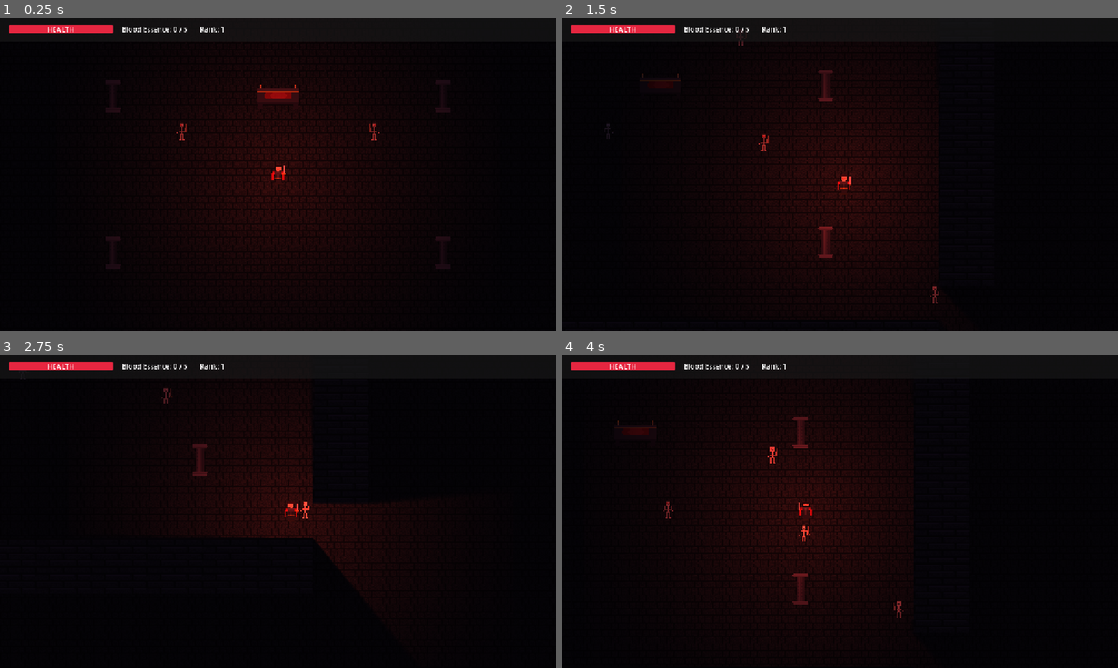
Above: before the commit, frames 1-4 (two rows, left to right).
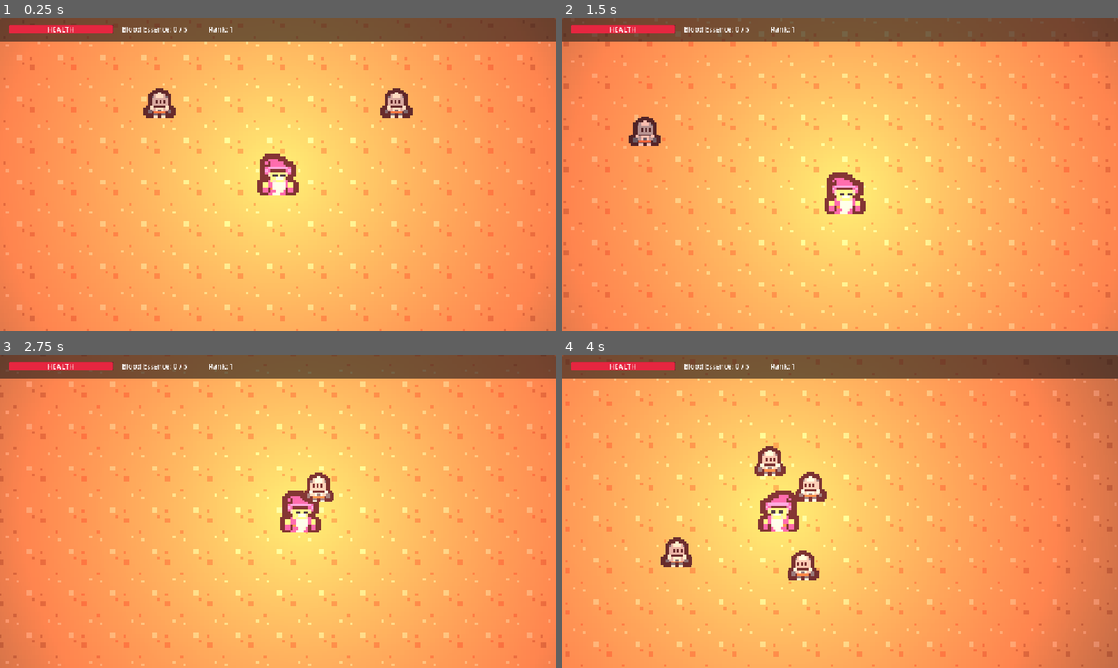
Above: after the commit, the same moments.

Repository: razidark/Crimson-Descent
Game: Godot game, scene res://scenes/world.tscn
Two runs of this game, one before a commit and one after it. Both use one fixed random seed, a clock stepped at 60 frames per second and the inputs below.
Inputs (mouse positions are in pixels of both pictures, inside the frame that each line leads up to):
- Up to frame 1 (0.25 s): no input
- Up to frame 2 (1.5 s): tap Enter (ui_accept) at 0.5, 0.77 s; move the mouse to (962, 158) at 0.52 s; hold Right (ui_right) 0.53-1.28 s; click (962, 158) at 0.67 s; move the mouse to (728, 190) at 1.27 s; hold Down (ui_down) from 1.28 s (still down)
- Up to frame 3 (2.75 s): tap Enter (ui_accept) at 1.52 s; move the mouse to (333, 442) at 2.02 s; release Down (ui_down) at 2.03 s; hold Right (ui_right) from 2.03 s (still down)
- Up to frame 4 (4 s): move the mouse to (812, 574) at 2.77 s; release Right (ui_right) at 2.78 s; hold Up (ui_up) 2.78-3.53 s; click (812, 574) at 2.92 s; tap Enter (ui_accept) at 3.02, 3.77 s; move the mouse to (1006, 558) at 3.52 s; hold Left (ui_left) from 3.53 s (still down)

The runs differ from the first frame. In frame 1, 99% of the frame differs, in the area x 0-100%, y 0-100%; in frame 2, 99%; in frame 3, 99%; in frame 4, 99%.

Commit message:
feat(graphics): integrate Kenney Tiny Dungeon assets, add boid separation and 2x zoom

Diff:
--- a/scenes/player.tscn
+++ b/scenes/player.tscn
@@ -4,11 +4,11 @@
 [ext_resource type="Texture2D" path="res://assets/hero_0.png" id="2_hero_tex"]
 
 [sub_resource type="CapsuleShape2D" id="CapsuleShape2D_1"]
-radius = 18.0
-height = 54.0
+radius = 16.0
+height = 40.0
 
 [sub_resource type="Gradient" id="Gradient_light"]
-colors = PackedColorArray(1, 0.45, 0.35, 1, 0, 0, 0, 0)
+colors = PackedColorArray(1, 0.8, 0.65, 1, 0, 0, 0, 0)
 
 [sub_resource type="GradientTexture2D" id="GradientTexture2D_light"]
 gradient = SubResource("Gradient_light")
@@ -39,25 +39,25 @@
 script = ExtResource("1_script")
 
 [node name="CollisionShape2D" type="CollisionShape2D" parent="."]
-position = Vector2(0, 4)
+position = Vector2(0, 2)
 shape = SubResource("CapsuleShape2D_1")
 
 [node name="Sprite2D" type="Sprite2D" parent="."]
-scale = Vector2(0.8, 0.8)
 texture = ExtResource("2_hero_tex")
 
 [node name="PointLight2D" type="PointLight2D" parent="."]
-color = Color(0.98, 0.45, 0.3, 1)
-energy = 1.8
+color = Color(1, 0.75, 0.5, 1)
+energy = 1.3
 shadow_enabled = true
 shadow_filter = 1
 shadow_filter_smooth = 2.0
 texture = SubResource("GradientTexture2D_light")
-texture_scale = 4.0
+texture_scale = 5.0
 
 [node name="Camera2D" type="Camera2D" parent="."]
+zoom = Vector2(2.0, 2.0)
 position_smoothing_enabled = true
-position_smoothing_speed = 7.0
+position_smoothing_speed = 8.0
 
 [node name="CanvasLayer" type="CanvasLayer" parent="."]
 
@@ -101,16 +101,16 @@
 layout_mode = 0
 offset_left = 280.0
 offset_top = 14.0
-offset_right = 440.0
+offset_right = 460.0
 offset_bottom = 38.0
-text = "Blood Essence: 0"
+text = "Blood Essence: 0 / 5"
 vertical_alignment = 1
 
 [node name="LevelLabel" type="Label" parent="CanvasLayer/HUD"]
 layout_mode = 0
-offset_left = 460.0
+offset_left = 480.0
 offset_top = 14.0
-offset_right = 580.0
+offset_right = 600.0
 offset_bottom = 38.0
 text = "Rank: 1"
 vertical_alignment = 1
--- a/scenes/world.tscn
+++ b/scenes/world.tscn
@@ -1,141 +1,21 @@
-[gd_scene load_steps=9 format=3 uid="uid://world_scene_01"]
+[gd_scene load_steps=5 format=3 uid="uid://world_scene_01"]
 
 [ext_resource type="Texture2D" path="res://assets/tile_floor.png" id="1_floor_tex"]
 [ext_resource type="PackedScene" path="res://scenes/player.tscn" id="2_player"]
-[ext_resource type="PackedScene" path="res://scenes/wall.tscn" id="3_wall"]
 [ext_resource type="PackedScene" path="res://scenes/enemy.tscn" id="4_enemy"]
 [ext_resource type="Script" path="res://scripts/spawner.gd" id="5_spawner"]
-[ext_resource type="Texture2D" path="res://assets/tile_altar.png" id="6_altar_tex"]
-[ext_resource type="Texture2D" path="res://assets/tile_pillar.png" id="7_pillar_tex"]
-
-[sub_resource type="CanvasTexture" id="CanvasTexture_floor"]
 
 [node name="World" type="Node2D"]
 
 [node name="CanvasModulate" type="CanvasModulate" parent="."]
-color = Color(0.14, 0.1, 0.18, 1)
+color = Color(0.45, 0.42, 0.52, 1)
 
 [node name="FloorDungeon" type="Sprite2D" parent="."]
 texture_repeat = 2
 position = Vector2(640, 360)
 texture = ExtResource("1_floor_tex")
 region_enabled = true
-region_rect = Rect2(0, 0, 2560, 1440)
-
-[node name="Altar" type="Sprite2D" parent="."]
-position = Vector2(640, 180)
-scale = Vector2(1.5, 1.5)
-texture = ExtResource("6_altar_tex")
-
-[node name="Pillars" type="Node2D" parent="."]
-
-[node name="P1" type="Sprite2D" parent="Pillars"]
-position = Vector2(260, 180)
-texture = ExtResource("7_pillar_tex")
-
-[node name="P2" type="Sprite2D" parent="Pillars"]
-position = Vector2(1020, 180)
-texture = ExtResource("7_pillar_tex")
-
-[node name="P3" type="Sprite2D" parent="Pillars"]
-position = Vector2(260, 540)
-texture = ExtResource("7_pillar_tex")
-
-[node name="P4" type="Sprite2D" parent="Pillars"]
-position = Vector2(1020, 540)
-texture = ExtResource("7_pillar_tex")
-
-[node name="Walls" type="Node2D" parent="."]
-
-[node name="WN1" parent="Walls" instance=ExtResource("3_wall")]
-position = Vector2(64, -64)
-
-[node name="WN2" parent="Walls" instance=ExtResource("3_wall")]
-position = Vector2(192, -64)
-
-[node name="WN3" parent="Walls" instance=ExtResource("3_wall")]
-position = Vector2(320, -64)
-
-[node name="WN4" parent="Walls" instance=ExtResource("3_wall")]
-position = Vector2(448, -64)
-
-[node name="WN5" parent="Walls" instance=ExtResource("3_wall")]
-position = Vector2(576, -64)
-
-[node name="WN6" parent="Walls" instance=ExtResource("3_wall")]
-position = Vector2(704, -64)
-
-[node name="WN7" parent="Walls" instance=ExtResource("3_wall")]
-position = Vector2(832, -64)
-
-[node name="WN8" parent="Walls" instance=ExtResource("3_wall")]
-position = Vector2(960, -64)
-
-[node name="WN9" parent="Walls" instance=ExtResource("3_wall")]
-position = Vector2(1088, -64)
-
-[node name="WN10" parent="Walls" instance=ExtResource("3_wall")]
-position = Vector2(1216, -64)
-
-[node name="WS1" parent="Walls" instance=ExtResource("3_wall")]
-position = Vector2(64, 784)
-
-[node name="WS2" parent="Walls" instance=ExtResource("3_wall")]
-position = Vector2(192, 784)
-
-[node name="WS3" parent="Walls" instance=ExtResource("3_wall")]
-position = Vector2(320, 784)
-
-[node name="WS4" parent="Walls" instance=ExtResource("3_wall")]
-position = Vector2(448, 784)
-
-[node name="WS5" parent="Walls" instance=ExtResource("3_wall")]
-position = Vector2(576, 784)
-
-[node name="WS6" parent="Walls" instance=ExtResource("3_wall")]
-position = Vector2(704, 784)
-
-[node name="WS7" parent="Walls" instance=ExtResource("3_wall")]
-position = Vector2(832, 784)
-
-[node name="WS8" parent="Walls" instance=ExtResource("3_wall")]
-position = Vector2(960, 784)
-
-[node name="WS9" parent="Walls" instance=ExtResource("3_wall")]
-position = Vector2(1088, 784)
-
-[node name="WS10" parent="Walls" instance=ExtResource("3_wall")]
-position = Vector2(1216, 784)
-
-[node name="WW1" parent="Walls" instance=ExtResource("3_wall")]
-position = Vector2(-64, 64)
-
-[node name="WW2" parent="Walls" instance=ExtResource("3_wall")]
-position = Vector2(-64, 192)
-
-[node name="WW3" parent="Walls" instance=ExtResource("3_wall")]
-position = Vector2(-64, 320)
-
-[node name="WW4" parent="Walls" instance=ExtResource("3_wall")]
-position = Vector2(-64, 448)
-
-[node name="WW5" parent="Walls" instance=ExtResource("3_wall")]
-position = Vector2(-64, 576)
-
-[node name="WE1" parent="Walls" instance=ExtResource("3_wall")]
-position = Vector2(1344, 64)
-
-[node name="WE2" parent="Walls" instance=ExtResource("3_wall")]
-position = Vector2(1344, 192)
-
-[node name="WE3" parent="Walls" instance=ExtResource("3_wall")]
-position = Vector2(1344, 320)
-
-[node name="WE4" parent="Walls" instance=ExtResource("3_wall")]
-position = Vector2(1344, 448)
-
-[node name="WE5" parent="Walls" instance=ExtResource("3_wall")]
-position = Vector2(1344, 576)
+region_rect = Rect2(0, 0, 3200, 2400)
 
 [node name="Player" parent="." instance=ExtResource("2_player")]
 position = Vector2(640, 360)
@@ -144,7 +24,7 @@
 script = ExtResource("5_spawner")
 
 [node name="E1" parent="." instance=ExtResource("4_enemy")]
-position = Vector2(400, 250)
+position = Vector2(480, 260)
 
 [node name="E2" parent="." instance=ExtResource("4_enemy")]
-position = Vector2(880, 250)
+position = Vector2(800, 260)
--- a/scripts/enemy.gd
+++ b/scripts/enemy.gd
@@ -1,12 +1,12 @@
 extends CharacterBody2D
 
-enum EnemyType { BAT, DEMON_WARRIOR, GARGOYLE }
+enum EnemyType { BAT, DEMON_WARRIOR, SKELETON }
 @export var enemy_type: EnemyType = EnemyType.DEMON_WARRIOR
 
-@export var speed: float = 85.0
-@export var max_hp: int = 50
+@export var speed: float = 120.0
+@export var max_hp: int = 40
 @export var attack_damage: float = 12.0
-var current_hp: int = 50
+var current_hp: int = 40
 var target: Node2D = null
 
 var blood_orb_scene = preload("res://scenes/blood_orb.tscn")
@@ -22,8 +22,8 @@
 	hp_bar.visible = false
 
 func _physics_process(delta: float) -> void:
-	# Subtle breath / idle animation
-	sprite.position.y = sin(Time.get_ticks_msec() / 120.0) * 2.0
+	# Subtle breath / bobbing animation
+	sprite.position.y = sin(Time.get_ticks_msec() / 100.0) * 2.0
 
 	if not target:
 		var players = get_tree().get_nodes_in_group("player")
@@ -32,18 +32,29 @@
 		return
 
 	var diff = target.global_position - global_position
-	var dir = diff.normalized()
-	velocity = dir * speed
+	var to_player_dir = diff.normalized()
 
-	if dir.x < 0:
+	# Flocking separation force to prevent ugly clumping
+	var separation = Vector2.ZERO
+	var nearby_enemies = get_tree().get_nodes_in_group("enemies")
+	for other in nearby_enemies:
+		if other != self and is_instance_valid(other):
+			var dist = global_position.distance_to(other.global_position)
+			if dist < 42.0 and dist > 0.1:
+				separation += (global_position - other.global_position).normalized() * (42.0 - dist)
+
+	var move_dir = (to_player_dir * 1.5 + separation * 0.8).normalized()
+	velocity = move_dir * speed
+
+	if move_dir.x < 0:
 		sprite.flip_h = true
-	elif dir.x > 0:
+	elif move_dir.x > 0:
 		sprite.flip_h = false
 
 	move_and_slide()
 
 	# Damage player on contact
-	if global_position.distance_to(target.global_position) < 32.0:
+	if global_position.distance_to(target.global_position) < 30.0:
 		if target.has_method("take_damage"):
 			target.take_damage(attack_damage * delta)
 
Binary file changed: assets/enemy_demon_0.png
Binary file changed: assets/hero_0.png
Binary file added: assets/kenney_atlas_32.png
Binary file added: assets/kenney_bat.png
Binary file added: assets/kenney_chest.png
Binary file added: assets/kenney_demon.png
Binary file added: assets/kenney_floor.png
Binary file added: assets/kenney_hero.png
Binary file added: assets/kenney_skeleton.png
Binary file added: assets/kenney_wall.png
Binary file changed: assets/tile_floor.png
Binary file changed: assets/tile_wall.png
(and 2 more such lines)
